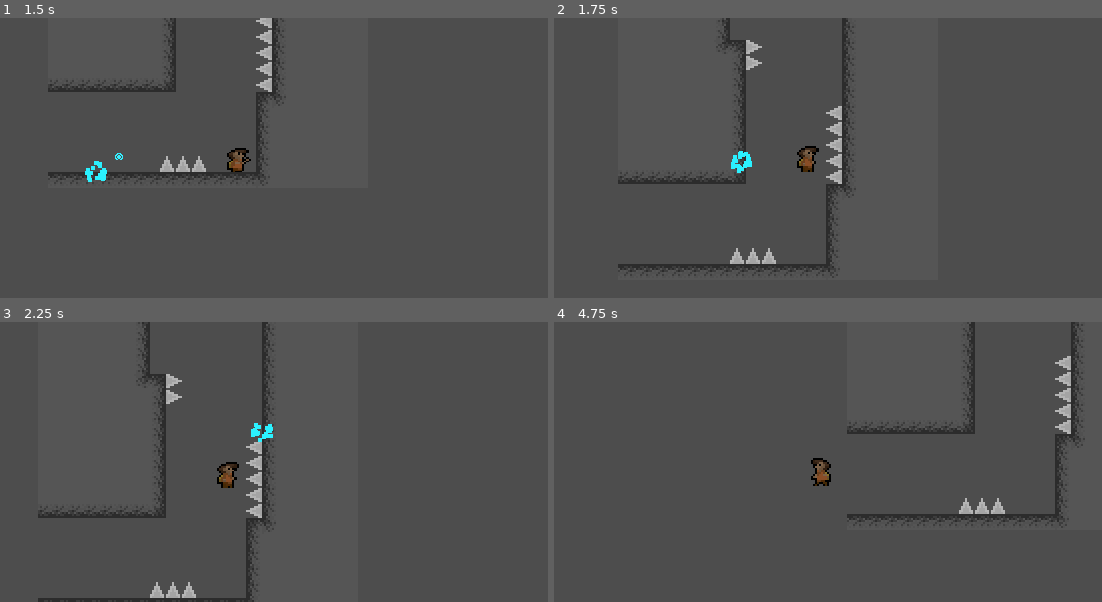
Above: before the commit, frames 1-4 (two rows, left to right).
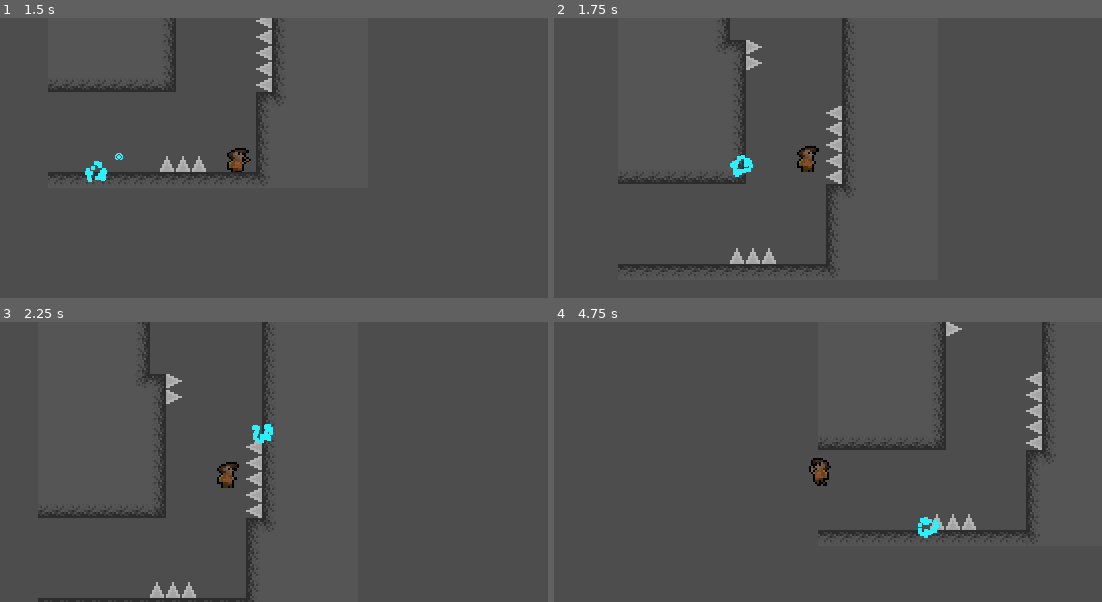
Above: after the commit, the same moments.

Repository: tetraminus/GrappleFormer
Game: Godot game, scene res://Rooms/level1_3.tscn
The game is run twice, just before and just after one commit, with the same random seed, the same clock (stepped at 60 frames per second) and the same inputs.
Inputs (mouse positions are in pixels of both pictures, inside the frame that each line leads up to):
- Up to frame 1 (1.5 s): move the mouse to (367, 144) at 0.52 s; hold D (move_right) 0.53-1.28 s; click (367, 144) at 0.6 s; tap Space (jump) at 0.77 s; move the mouse to (98, 172) at 1.27 s; hold S (move_down) from 1.28 s (still down); click (98, 172) at 1.35 s
- Up to frame 2 (1.75 s): keep holding S (move_down); tap Space (jump) at 1.52 s
- Up to frame 3 (2.25 s): move the mouse to (290, 400) at 2.02 s; release S (move_down) at 2.03 s; hold D (move_right) from 2.03 s (still down); right-click (290, 400) at 2.1 s
- Up to frame 4 (4.75 s): click (844, 400) at 2.3 s; move the mouse to (751, 518) at 2.77 s; click (751, 518) at 2.85 s; tap Space (jump) at 3.02, 3.77, 4.52 s; move the mouse to (975, 504) at 3.52 s; release D (move_right) at 3.53 s; hold A (move_left) from 3.53 s (still down); click (975, 504) at 3.6 s; move the mouse to (592, 420) at 4.27 s; right-click (592, 420) at 4.35 s; click (592, 420) at 4.55 s

Frame 1 is identical in both runs. In frame 2, 0.1% of the frame differs, in the area x 32-37%, y 47-57%; in frame 3, less than 0.1%; in frame 4, 5.1%, in the area x 46-96%, y 0-78%.

Commit message:
please dont break everything

Diff:
--- a/GrappleHolder.gd
+++ b/GrappleHolder.gd
@@ -4,6 +4,7 @@
 @export var grapplespeed:int
 var player
 @onready var fling_indicator = %flingIndicator
+var fling_pos: Vector2 = Vector2(0, 0)
 
 
 # Called when the node enters the scene tree for the first time.
@@ -14,20 +15,20 @@
 
 
 func _process(_delta):
+
 	look_at(get_global_mouse_position())
+
 	if player.grapplepoint == null:
 		if ray.is_colliding():
-			fling_indicator.global_position = fling_indicator.global_position.lerp(ray.get_collision_point(), 0.5)
+			fling_pos = ray.get_collision_point()
 
-			fling_indicator.show()
-		else:
+		fling_indicator.global_position = fling_indicator.global_position.lerp(fling_pos, 0.5)
 
-			fling_indicator.hide()
+
 
 	else:
 		fling_indicator.global_position = player.grapplepoint
 
-		fling_indicator.show()
 
 
 
@@ -37,14 +38,16 @@
 func _input(_event):
 
 
-
 	if Input.is_action_just_pressed("grapple"):
 		ray.force_raycast_update()
-		if ray.is_colliding():
-			var point = ray.get_collision_point()
-			var distance = ray.get_collision_point().distance_to(owner.position)
 
-			player.setgrapple(point, distance)
+		if true:
+			var point = fling_pos
+
+			var distance = fling_pos.distance_to(owner.position)
+
+			if distance < grappledistance:
+				player.setgrapple(point, distance)
 
 
 	if Input.is_action_just_released("grapple"):
--- /dev/null
+++ b/level1_8.tscn
@@ -0,0 +1,14 @@
+[gd_scene load_steps=3 format=3 uid="uid://cj8abumgonchk"]
+
+[ext_resource type="PackedScene" uid="uid://bss8gpldxhmhd" path="res://player.tscn" id="1_lxopb"]
+[ext_resource type="TileSet" uid="uid://bgk8u0w5p7oyc" path="res://assets/TileSet.tres" id="2_qi2au"]
+
+[node name="Node2D" type="Node2D"]
+
+[node name="player" parent="." instance=ExtResource("1_lxopb")]
+position = Vector2(0, -4)
+
+[node name="TileMap" type="TileMap" parent="."]
+tile_set = ExtResource("2_qi2au")
+format = 2
+layer_0/tile_data = PackedInt32Array(262149, 131072, 2, 196613, 131072, 1, 131077, 131072, 0, 262148, 65536, 2, 196612, 65536, 1, 131076, 65536, 0, 262147, 65536, 2, 196611, 65536, 1, 131075, 65536, 0, 262146, 65536, 2, 196610, 65536, 1, 131074, 65536, 0, 262145, 65536, 2, 196609, 65536, 1, 131073, 65536, 0, 262144, 65536, 2, 196608, 65536, 1, 131072, 65536, 0, 327679, 65536, 2, 262143, 65536, 1, 196607, 65536, 0, 327678, 0, 2, 262142, 0, 1, 196606, 0, 0, -720891, 458752, 0, -983026, 458752, 0, -1179624, 458752, 0, -1245150, 458752, 0, -1310670, 458752, 0)
